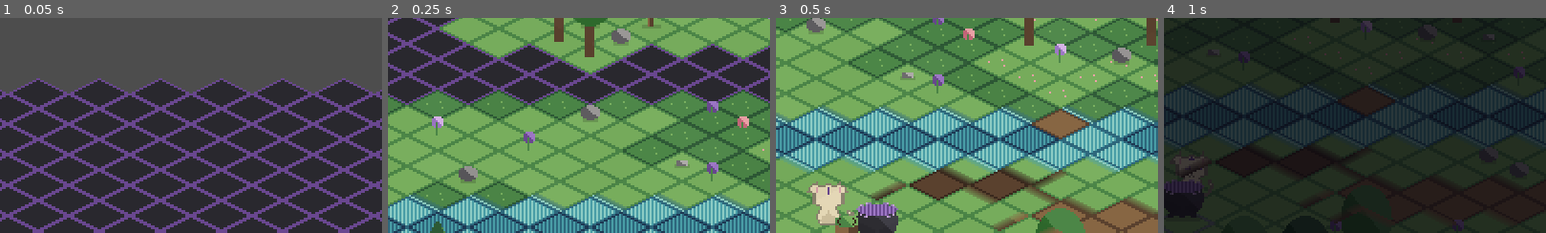
Above: before the commit, frames 1-4 (left to right).
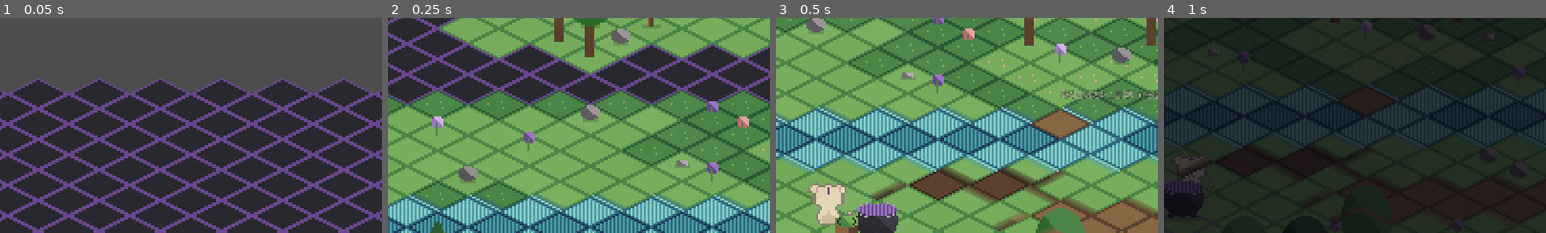
Above: after the commit, the same moments.

Repository: ChoiKoal/project_whisper
Game: Godot game, scene res://scenes/dev/m6a_test_harness.tscn
Same seed, same stepped clock (60 frames per second), same inputs: the game is played once before the commit and once after it. This scene is started directly instead of the project's main scene.
Inputs (mouse positions are % of the whole screen's width and height, from its top left):
- Up to frame 1 (0.05 s): no input
- Up to frame 2 (0.25 s): no input
- Up to frame 3 (0.5 s): no input
- Up to frame 4 (1 s): tap Enter (ui_accept) at 0.5, 0.77 s; move the mouse to (72, 45) at 0.52 s; hold D (move_right) from 0.53 s (still down); hold E (interact) from 0.53 s (still down); click (72, 45) at 0.67 s
The pictures show only the part of the screen within x 50-100%, y 9-59%; the shares and areas given below are measured in that part.

Frames 1-2 are identical in both runs. In frame 3, 0.5% of the frame differs, in the area x 74-100%, y 33-38%; in frame 4, nothing differs.

Commit message:
v0.1.1: G1 stepping-stone guidance (slot highlights + depth hint), night glow on separate CanvasLayer
- SteppingSlotHint pulsing diamonds while D14 held; post-placement flood-fill hint label
- GlowLayer CanvasLayer exempt from DayNight CanvasModulate (38 glows reparented)
- m6a harness +4 asserts; all 7 harnesses green incl. full e2e clear
- KNOWN-ISSUES: both items moved to resolved

Co-Authored-By: Claude Fable 5 <noreply@anthropic.com>

Diff:
--- a/game/project.godot
+++ b/game/project.godot
@@ -7,6 +7,7 @@
 [application]
 
 config/name="Project Whisper"
+config/version="0.1.1"
 run/main_scene="res://scenes/ui/title.tscn"
 config/features=PackedStringArray("4.5", "GL Compatibility")
 
--- a/game/scenes/dev/m6a_test_harness.gd
+++ b/game/scenes/dev/m6a_test_harness.gd
@@ -47,6 +47,8 @@
 	_test_astar_reachable(loader, touch)
 	await _test_g1_refresh(map, loader, touch)
 	await _test_tap_to_move(loader, touch)
+	await _test_slot_hint(map, loader)
+	_test_glow_layer_separation(map)
 
 	print("=== RESULT: %s (%d failures) ===" % ["PASS" if _fail == 0 else "FAIL", _fail])
 	get_tree().quit(_fail)
@@ -253,3 +255,90 @@
 			break
 	print("    arrived within-tolerance: dist=%.1f" % player.global_position.distance_to(target_world))
 	_check("tap-to-move: player arrives within N frames", arrived)
+
+
+# ---- M6c QA polish: G1 slot hint + glow-layer separation -----------------
+
+func _test_slot_hint(map: Node, loader: MapLoader) -> void:
+	# (Fix 1a) Holding D14 pulses a diamond over every un-filled (still-water)
+	# stepping slot; releasing D14 clears them.
+	var interaction := map.get_node("Interaction") as InteractionController
+	var hint := map.get_node("SteppingSlotHint")
+	_check("SteppingSlotHint node present", hint != null)
+	if hint == null:
+		return
+
+	# Count remaining water slots so the highlight count is meaningful.
+	var water_slots := 0
+	for cell in loader.stepping_slot_cells:
+		var src := loader.get_cell_source_id(cell)
+		if src == 8 or src == 9 or src == 10:
+			water_slots += 1
+
+	# Not holding D14 → no hint diamonds.
+	interaction.set_held_item("")
+	await get_tree().process_frame
+	_check("slot hint hidden when D14 not held", hint.call("get_highlight_count") == 0)
+
+	# Hold D14 → one diamond per remaining water slot (> 0).
+	Inventory.add("D14", 1)
+	interaction.set_held_item("D14")
+	await get_tree().process_frame
+	var n: int = hint.call("get_highlight_count")
+	print("    slot-hint diamonds while holding D14 = %d (water slots = %d)" % [n, water_slots])
+	_check("slot hint appears when D14 held (count > 0)", n > 0 and n == water_slots)
+
+	# Release again → cleared.
+	interaction.set_held_item("")
+	await get_tree().process_frame
+	_check("slot hint clears when D14 released", hint.call("get_highlight_count") == 0)
+	Inventory.clear()
+
+
+func _test_glow_layer_separation(map: Node) -> void:
+	# (Fix 2) Glow sprites must NOT sit under the CanvasModulate-affected canvas.
+	# The DayNight CanvasModulate lives on the root (layer-0) canvas; glow sprites
+	# reparent onto the GlowLayer CanvasLayer (layer 1), so the day/night tint can't
+	# dim them. Assert: a glow layer exists, holds glows, and no GlowSprite is a
+	# descendant of the DayNight canvas (i.e. its nearest CanvasLayer ancestor is the
+	# GlowLayer, not the default root canvas the CanvasModulate tints).
+	var daynight := map.get_node_or_null("DayNight")
+	var glow_layer := map.get_node_or_null("GlowLayer")
+	_check("DayNight CanvasModulate present", daynight != null)
+	_check("GlowLayer CanvasLayer present", glow_layer != null)
+	if glow_layer == null:
+		return
+	_check("GlowLayer is layer 1 (above ground, own canvas)", glow_layer.layer == 1)
+
+	var glows := _find_glow_sprites(map)
+	print("    glow sprites found = %d" % glows.size())
+	_check("glow sprites exist in scene", glows.size() > 0)
+
+	var all_on_glow_layer := true
+	for g in glows:
+		if _nearest_canvas_layer(g) != glow_layer:
+			all_on_glow_layer = false
+			print("    glow NOT on GlowLayer: %s" % g.get_path())
+	_check("no GlowSprite descends the CanvasModulate canvas (all on GlowLayer)",
+		all_on_glow_layer)
+
+
+func _find_glow_sprites(node: Node) -> Array:
+	var out: Array = []
+	if node is GlowSprite:
+		out.append(node)
+	for c in node.get_children():
+		out.append_array(_find_glow_sprites(c))
+	return out
+
+
+## Nearest CanvasLayer ancestor of a node (the canvas it actually renders on), or
+## null if it renders on the viewport's default/root canvas (the one CanvasModulate
+## on the root tints).
+func _nearest_canvas_layer(node: Node) -> CanvasLayer:
+	var p := node.get_parent()
+	while p != null:
+		if p is CanvasLayer:
+			return p
+		p = p.get_parent()
+	return null
--- a/game/scenes/world/starting_grove.tscn
+++ b/game/scenes/world/starting_grove.tscn
@@ -17,6 +17,7 @@
 [ext_resource type="Script" path="res://scripts/ui/pause_menu.gd" id="15_pause"]
 [ext_resource type="Script" path="res://scripts/world/grove_session.gd" id="16_session"]
 [ext_resource type="Script" path="res://scripts/world/touch_controller.gd" id="17_touch"]
+[ext_resource type="Script" path="res://scripts/world/stepping_slot_hint.gd" id="18_slothint"]
 
 [sub_resource type="CircleShape2D" id="col_player"]
 radius = 20.0
@@ -25,6 +26,10 @@
 
 [node name="DayNight" type="CanvasModulate" parent="."]
 script = ExtResource("10_daynight")
+
+[node name="GlowLayer" type="CanvasLayer" parent="." groups=["glow_layer"]]
+layer = 1
+follow_viewport_enabled = true
 
 [node name="Ground" type="TileMapLayer" parent="."]
 tile_set = ExtResource("1_tileset")
@@ -36,6 +41,9 @@
 
 [node name="TileHighlight" type="Node2D" parent="."]
 script = ExtResource("5_highlight")
+
+[node name="SteppingSlotHint" type="Node2D" parent="."]
+script = ExtResource("18_slothint")
 
 [node name="YSortLayer" type="Node2D" parent="."]
 y_sort_enabled = true
@@ -67,6 +75,7 @@
 tilemap_path = NodePath("../Ground")
 highlight_path = NodePath("../TileHighlight")
 feedback_layer_path = NodePath("../YSortLayer")
+slot_hint_path = NodePath("../SteppingSlotHint")
 
 [node name="ObjectRespawn" type="Node" parent="."]
 script = ExtResource("13_respawn")
--- a/game/scripts/world/day_night.gd
+++ b/game/scripts/world/day_night.gd
@@ -2,8 +2,10 @@
 class_name DayNight
 ## Drives the global day/night tint via a CanvasModulate color curve keyed off
 ## GameState.day_fraction(). Per art guide §3 / level design C-3: don't bake time
-## into sprites — tint the whole scene. Additive glow layers (GlowSprite) live in
-## a separate CanvasLayer so they are NOT dimmed by this node.
+## into sprites — tint the whole scene. A CanvasModulate only tints its OWN canvas
+## layer; the additive glow sprites (GlowSprite) reparent themselves at runtime onto
+## the sibling "GlowLayer" CanvasLayer (layer 1, follow_viewport_enabled), so they
+## are NOT dimmed by this node and the night glow pops as designed.
 ##
 ## Keyframes (level design C-3):
 ##   day     0.00 .. 0.60  cream/warm  #faf5e6 -> #e8dfc8
--- a/game/scripts/world/glow_sprite.gd
+++ b/game/scripts/world/glow_sprite.gd
@@ -1,11 +1,17 @@
 extends Sprite2D
 class_name GlowSprite
 ## Additive violet glow overlay for the world tree / mystic water / night bloom.
-## Kept in a separate CanvasLayer (or with additive material) so the day/night
-## CanvasModulate does not dim it — at night the base darkens and the glow pops.
+## Rendered on a SEPARATE CanvasLayer (the "glow_layer" group node, layer 1,
+## follow_viewport_enabled) so the day/night CanvasModulate — which only tints its
+## own canvas layer — does NOT dim it. At night the base darkens and the glow pops.
+## If no glow layer exists (e.g. test_map), it stays under its spawner; the additive
+## material still reads as light, just tint-affected (acceptable there).
 ##
 ## Intensity ramps with the day/night phase: faint by day, strong at night.
 ## Driven by GameState.day_phase_changed (no per-frame polling).
+
+## Group name of the CanvasLayer that hosts glow sprites, unaffected by CanvasModulate.
+const GLOW_LAYER_GROUP := "glow_layer"
 
 ## Alpha at each phase.
 const DAY_ALPHA := 0.15
@@ -30,6 +36,20 @@
 	if GameState.day_phase_changed.connect(_on_phase) == OK:
 		pass
 	_apply_phase(GameState.phase())
+	# Move onto the CanvasModulate-free glow layer once the spawner has finished
+	# positioning us (offset/scale are set by the parent AFTER our _ready runs).
+	call_deferred("_reparent_to_glow_layer")
+
+
+## Reparent onto the dedicated glow CanvasLayer (unaffected by the day/night
+## CanvasModulate), preserving world position. No-op if there is no glow layer.
+func _reparent_to_glow_layer() -> void:
+	if not is_inside_tree():
+		return
+	var layer := get_tree().get_first_node_in_group(GLOW_LAYER_GROUP)
+	if layer == null or layer == get_parent():
+		return
+	reparent(layer, true)  # keep_global_transform → glow stays over its object
 
 
 func _process(delta: float) -> void:
--- a/game/scripts/world/interaction_controller.gd
+++ b/game/scripts/world/interaction_controller.gd
@@ -30,11 +30,13 @@
 @export var tilemap_path: NodePath
 @export var highlight_path: NodePath
 @export var feedback_layer_path: NodePath  ## where floating labels spawn (world space)
+@export var slot_hint_path: NodePath  ## optional SteppingSlotHint for D14 guidance
 
 var _player: Player
 var _tilemap: TileMapLayer
 var _highlight: TileHighlight
 var _feedback_layer: Node
+var _slot_hint: SteppingSlotHint
 
 ## Currently held item id (from inventory selection), or "" for none.
 var _held_item: String = ""
@@ -55,6 +57,7 @@
 	_feedback_layer = get_node_or_null(feedback_layer_path)
 	if _feedback_layer == null:
 		_feedback_layer = self
+	_slot_hint = get_node_or_null(slot_hint_path) as SteppingSlotHint
 
 
 func set_held_item(item_id: String) -> void:
@@ -68,6 +71,7 @@
 func _process(_delta: float) -> void:
 	_resolve_target()
 	_update_highlight()
+	_update_slot_hint()
 
 
 func _unhandled_input(event: InputEvent) -> void:
@@ -120,6 +124,28 @@
 	return _tilemap.to_global(_tilemap.map_to_local(cell))
 
 
+## G1 guidance: while D14 is held, pulse a diamond over every stepping-slot cell
+## that is still water (un-filled). No-op unless a SteppingSlotHint is wired and the
+## tilemap exposes `stepping_slot_cells` (the real grove; test_map has neither).
+func _update_slot_hint() -> void:
+	if _slot_hint == null:
+		return
+	if _held_item != "D14" or _tilemap == null or not ("stepping_slot_cells" in _tilemap):
+		_slot_hint.hide_all()
+		return
+	var centers := PackedVector2Array()
+	for cell in _tilemap.stepping_slot_cells:
+		if _is_water_cell(cell):
+			centers.append(_cell_center_world(cell))
+	_slot_hint.show_cells(centers)
+
+
+## Source ids that are still water (un-filled stepping slot). T5A/T5B/T5M.
+func _is_water_cell(cell: Vector2i) -> bool:
+	var src := _tilemap.get_cell_source_id(cell)
+	return src == 8 or src == 9 or src == 10
+
+
 # ---- interaction ---------------------------------------------------------
 
 func _do_interact() -> void:
@@ -236,6 +262,40 @@
 func _place_stepping_stone(cell: Vector2i) -> void:
 	_tilemap.set_cell(cell, STEPPING_STONE_SOURCE, ATLAS)
 	GameState.stepping_stone_placed.emit(cell)
+	# G1 guidance: if the crossing this cell belongs to still has un-filled (water)
+	# slots, tell the player more stones are needed (a 3-deep stream can't be crossed
+	# with one stone — the #1 first-user drop-off risk).
+	if _crossing_still_has_water(cell):
+		FloatingLabel.spawn(_feedback_layer, _cell_center_world(cell) - Vector2(0, 40),
+			"아직 물이 깊다… 발판이 더 필요해")
+
+
+## True if any stepping-slot cell in the same crossing as `placed` is still water.
+## "Same crossing" = the connected group of stepping_slot_cells (4-neighbour flood)
+## containing `placed`, so multiple independent crossings never cross-trigger.
+func _crossing_still_has_water(placed: Vector2i) -> bool:
+	if _tilemap == null or not ("stepping_slot_cells" in _tilemap):
+		return false
+	var slots: Array = _tilemap.stepping_slot_cells
+	var slot_set := {}
+	for c in slots:
+		slot_set[c] = true
+	# Flood-fill the crossing group from `placed` over 4-connected slot cells.
+	var group := {}
+	var stack: Array = [placed]
+	while not stack.is_empty():
+		var cur: Vector2i = stack.pop_back()
+		if group.has(cur):
+			continue
+		group[cur] = true
+		for d in [Vector2i(1, 0), Vector2i(-1, 0), Vector2i(0, 1), Vector2i(0, -1)]:
+			var nb: Vector2i = cur + d
+			if slot_set.has(nb) and not group.has(nb):
+				stack.append(nb)
+	for c in group:
+		if _is_water_cell(c):
+			return true
+	return false
 
 
 ## Try to use the held item on the target object. Returns true if consumed.
--- a/game/scripts/world/night_gate.gd
+++ b/game/scripts/world/night_gate.gd
@@ -15,6 +15,7 @@
 
 var _sprite: Sprite2D
 var _body: StaticBody2D
+var _glow: GlowSprite
 var _open: bool = false
 ## Cooldown so the flavor message doesn't spam every frame of contact.
 var _msg_cooldown: float = 0.0
@@ -38,13 +39,15 @@
 	_body.add_child(col)
 	add_child(_body)
 
-	# Glow overlay (only visible when open at night) — additive.
-	var glow := GlowSprite.new()
-	glow.texture = load(OPEN_TEX)
-	glow.offset = Vector2(0, -60)
-	glow.visible = false
-	glow.name = "Glow"
-	add_child(glow)
+	# Glow overlay (only visible when open at night) — additive. Kept as a direct
+	# reference because GlowSprite reparents itself onto the glow CanvasLayer, so a
+	# by-name child lookup would no longer find it.
+	_glow = GlowSprite.new()
+	_glow.texture = load(OPEN_TEX)
+	_glow.offset = Vector2(0, -60)
+	_glow.visible = false
+	_glow.name = "Glow"
+	add_child(_glow)
 
 	GameState.day_phase_changed.connect(_on_phase)
 	_apply(GameState.is_night_window())
@@ -70,15 +73,13 @@
 		if is_instance_valid(_body):
 			_body.process_mode = Node.PROCESS_MODE_DISABLED
 			_set_collision(false)
-		var g := get_node_or_null("Glow")
-		if g: g.visible = true
+		if is_instance_valid(_glow): _glow.visible = true
 	else:
 		_sprite.texture = load(CLOSED_TEX)
 		if is_instance_valid(_body):
 			_body.process_mode = Node.PROCESS_MODE_INHERIT
 			_set_collision(true)
-		var g := get_node_or_null("Glow")
-		if g: g.visible = false
+		if is_instance_valid(_glow): _glow.visible = false
 
 
 func _set_collision(on: bool) -> void:
--- /dev/null
+++ b/game/scripts/world/stepping_slot_hint.gd
@@ -0,0 +1,63 @@
+extends Node2D
+class_name SteppingSlotHint
+## G1 guidance (M6c): while the player holds a D14 디딤돌, pulse a violet diamond
+## over every stepping-slot cell that is still water (un-filled), so it's obvious
+## the crossing needs a stone on EACH slot — not just one. Reuses the tile-highlight
+## visual (pulsing violet #9e7ad9 diamond, 128×64 iso footprint).
+##
+## Driven by InteractionController._update_highlight() via show_cells()/hide_all():
+## it recomputes the un-filled slots each frame the player holds D14. Cheap: a
+## handful of cells, one custom _draw.
+
+const OUTLINE_COLOR := Color("#9e7ad9")  # same violet as TileHighlight
+const TILE_HALF := Vector2(64, 32)       # half of 128x64
+const PULSE_SPEED := 4.0
+const OUTLINE_WIDTH := 3.0
+
+## World-space centers of the slot cells to highlight this frame.
+var _centers: PackedVector2Array = PackedVector2Array()
+var _pulse: float = 0.0
+
+
+func _process(delta: float) -> void:
+	if _centers.is_empty():
+		return
+	_pulse += delta * PULSE_SPEED
+	queue_redraw()
+
+
+## Highlight the given world-space cell centers (empty clears the hint).
+func show_cells(centers: PackedVector2Array) -> void:
+	_centers = centers
+	visible = not centers.is_empty()
+	queue_redraw()
+
+
+func hide_all() -> void:
+	if _centers.is_empty():
+		return
+	_centers = PackedVector2Array()
+	visible = false
+	queue_redraw()
+
+
+## Number of diamonds currently drawn (for harness assertions).
+func get_highlight_count() -> int:
+	return _centers.size()
+
+
+func _draw() -> void:
+	if _centers.is_empty():
+		return
+	var alpha: float = 0.45 + 0.35 * (0.5 + 0.5 * sin(_pulse))
+	var col := OUTLINE_COLOR
+	col.a = alpha
+	for center in _centers:
+		var pts := PackedVector2Array([
+			center + Vector2(0, -TILE_HALF.y),
+			center + Vector2(TILE_HALF.x, 0),
+			center + Vector2(0, TILE_HALF.y),
+			center + Vector2(-TILE_HALF.x, 0),
+			center + Vector2(0, -TILE_HALF.y),
+		])
+		draw_polyline(pts, col, OUTLINE_WIDTH, true)
Not shown, changed: game/export_presets.cfg
Not shown, added: game/scripts/world/stepping_slot_hint.gd.uid
Not shown, changed: KNOWN-ISSUES.md
Not shown, changed: STATUS.md
